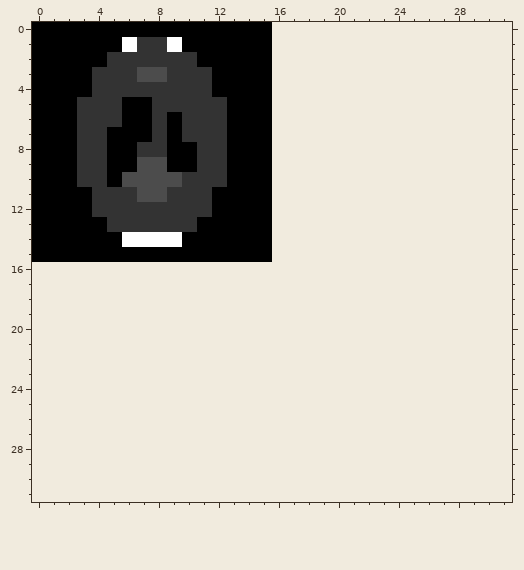
A pixel-art sprite gets an edit: images/tempPhantom.png. The picture above was drawn from the file before the commit.
The file is 16x16 pixels. The old version is drawn lined up with the new one, on the new canvas.
And afterwards:
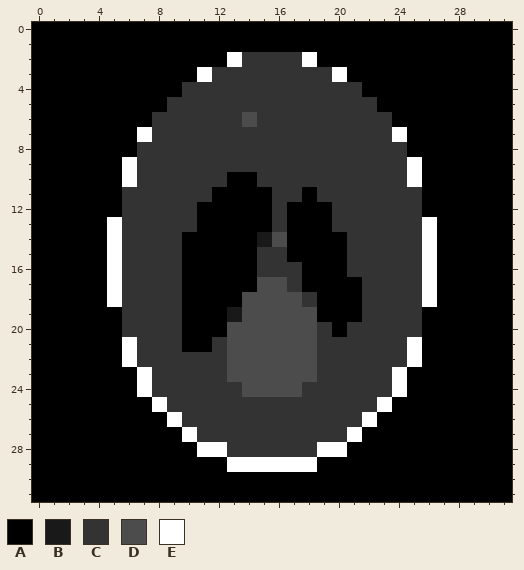
Palette (. is transparent): A #000000  B #191919  C #333333  D #4c4c4c  E #ffffff
Difference:
canvas 16x16 -> 32x32
@@ x 0..31 @@
- 0 AAAAAAAAAAAAAAAA................
- 1 AAAAAAECCEAAAAAA................
- 2 AAAAACCCCCCAAAAA................
- 3 AAAACCCDDCCCAAAA................
- 4 AAAACCCCCCCCAAAA................
- 5 AAACCCAACCCCCAAA................
- 6 AAACCCAACACCCAAA................
- 7 AAACCAAACACCCAAA................
- 8 AAACCAACCAACCAAA................
- 9 AAACCAADDAACCAAA................
-10 AAACCADDDDCCCAAA................
-11 AAAACCCDDCCCAAAA................
-12 AAAACCCCCCCCAAAA................
-13 AAAAACCCCCCAAAAA................
-14 AAAAAAEEEEAAAAAA................
-15 AAAAAAAAAAAAAAAA................
-16 ................................
-17 ................................
-18 ................................
-19 ................................
-20 ................................
-21 ................................
-22 ................................
-23 ................................
-24 ................................
-25 ................................
-26 ................................
-27 ................................
-28 ................................
-29 ................................
-30 ................................
-31 ................................
+ 0 AAAAAAAAAAAAAAAAAAAAAAAAAAAAAAAA
+ 1 AAAAAAAAAAAAAAAAAAAAAAAAAAAAAAAA
+ 2 AAAAAAAAAAAAAECCCCEAAAAAAAAAAAAA
+ 3 AAAAAAAAAAAECCCCCCCCEAAAAAAAAAAA
+ 4 AAAAAAAAAACCCCCCCCCCCCAAAAAAAAAA
+ 5 AAAAAAAAACCCCCCCCCCCCCCAAAAAAAAA
+ 6 AAAAAAAACCCCCCDCCCCCCCCCAAAAAAAA
+ 7 AAAAAAAECCCCCCCCCCCCCCCCEAAAAAAA
+ 8 AAAAAAACCCCCCCCCCCCCCCCCCAAAAAAA
+ 9 AAAAAAECCCCCCCCCCCCCCCCCCEAAAAAA
+10 AAAAAAECCCCCCAACCCCCCCCCCEAAAAAA
+11 AAAAAACCCCCCAAAACCACCCCCCCAAAAAA
+12 AAAAAACCCCCAAAAACAAACCCCCCAAAAAA
+13 AAAAAECCCCCAAAAACAAACCCCCCEAAAAA
+14 AAAAAECCCCAAAAABDAAAACCCCCEAAAAA
+15 AAAAAECCCCAAAAACCAAAACCCCCEAAAAA
+16 AAAAAECCCCAAAAACCCAAACCCCCEAAAAA
+17 AAAAAECCCCAAAAADDCAAAACCCCEAAAAA
+18 AAAAAECCCCAAAADDDDCAAACCCCEAAAAA
+19 AAAAAACCCCAAABDDDDDAAACCCCAAAAAA
+20 AAAAAACCCCAAADDDDDDCACCCCCAAAAAA
+21 AAAAAAECCCAACDDDDDDCCCCCCEAAAAAA
+22 AAAAAAECCCCCCDDDDDDCCCCCCEAAAAAA
+23 AAAAAAAECCCCCDDDDDDCCCCCEAAAAAAA
+24 AAAAAAAECCCCCCDDDDCCCCCCEAAAAAAA
+25 AAAAAAAAECCCCCCCCCCCCCCEAAAAAAAA
+26 AAAAAAAAAECCCCCCCCCCCCEAAAAAAAAA
+27 AAAAAAAAAAECCCCCCCCCCEAAAAAAAAAA
+28 AAAAAAAAAAAEECCCCCCEEAAAAAAAAAAA
+29 AAAAAAAAAAAAAEEEEEEAAAAAAAAAAAAA
+30 AAAAAAAAAAAAAAAAAAAAAAAAAAAAAAAA
+31 AAAAAAAAAAAAAAAAAAAAAAAAAAAAAAAA
Pixel boxes of the changes (left, top, right, bottom) in both pictures:
changed: (32, 22, 512, 502)
